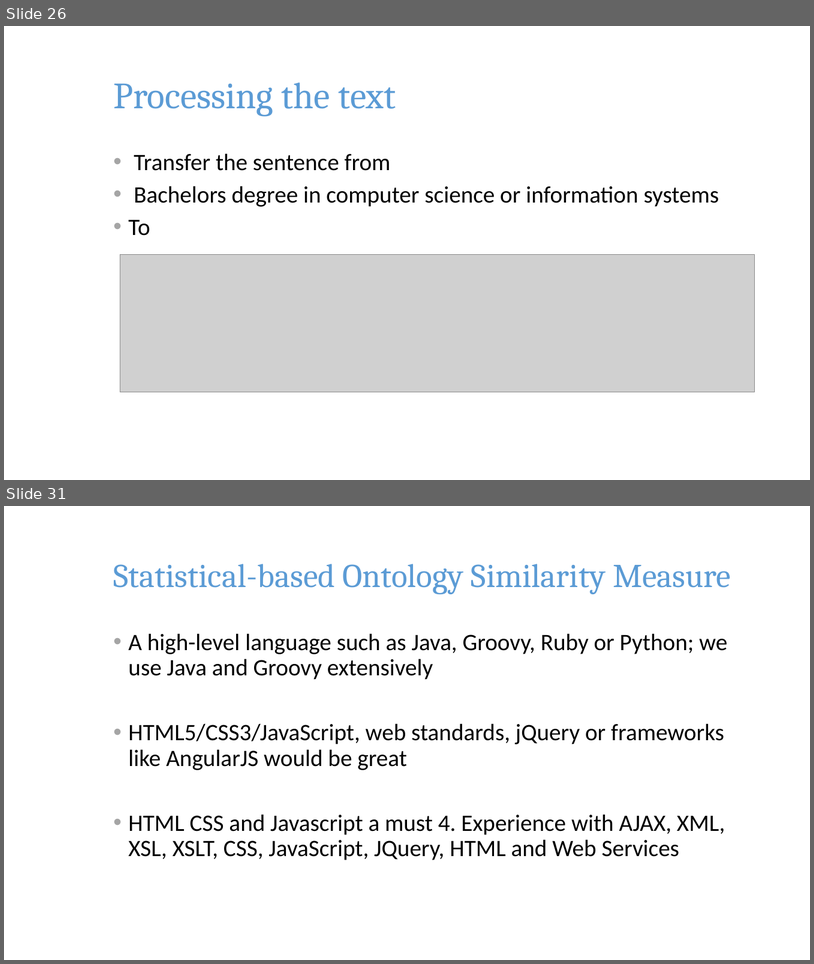
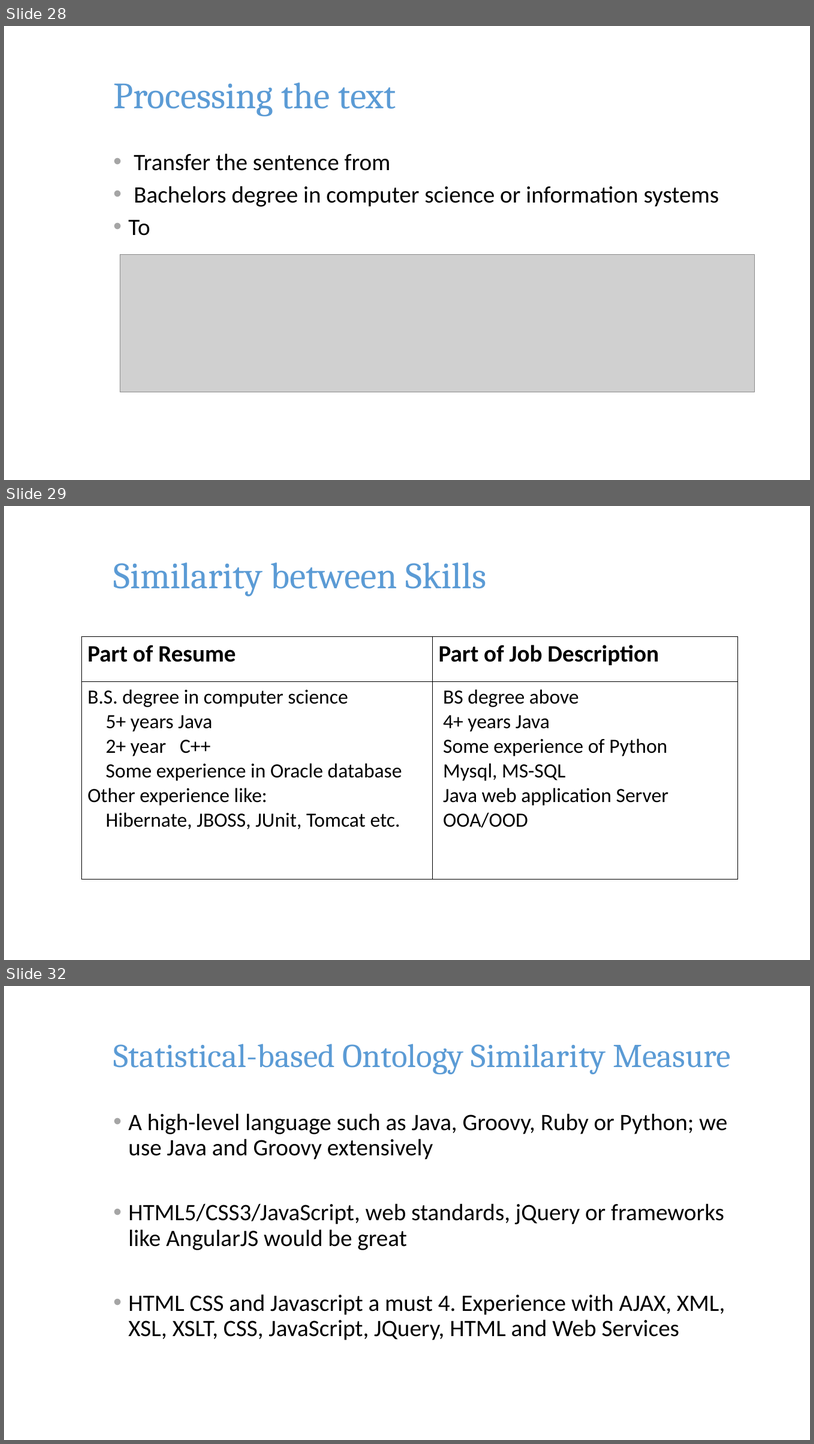
Before and after one commit to pkushiqiang/thesis, a slide deck: media/JobFinder.pptx. Shown one above the other, each under a label of ours: slides 26 and 31 before the commit, slides 28, 29 and 32 after it; the slides between them are not shown. The pictures are 814x964 and 814x1444 pixels, drawn with LibreOffice and Linux fonts; fonts in the diff are those of the drawing; grey boxes stand for pictures; background and template pictures are left out. Boxes give left, top, right and bottom in pixels: in the first picture for what was removed or moved away, otherwise in the second. Text is boxed around its words. In the diff, an @@ line names an element or a change of style, - is before the commit and + after.

```diff
--- a/media/JobFinder.pptx
+++ b/media/JobFinder.pptx
@@ slide 29 added at box(4, 506, 810, 960), background picture (left out) @@
@@ title added at box(113, 562, 487, 597), 44 pt, text #5B9BD5 @@
+Similarity between Skills
@@ table added at box(81, 637, 738, 879), 2 rows, 2 columns @@
+Part of Resume | Part of Job Description
+B.S. degree in computer science / 5+ years Java / 2+ year C++ / Some experience in Oracle database / Other experience like: / Hibernate, JBOSS, JUnit, Tomcat etc. | BS degree above / 4+ years Java / Some experience of Python / Mysql, MS-SQL / Java web application Server / OOA/OOD
@@ what was slide 26 is now slide 28 @@
@@ what was slide 31 is now slide 32 @@
```
Also in this commit, not shown: 7 slides changed, 4 other slides added, 4 slides removed.
